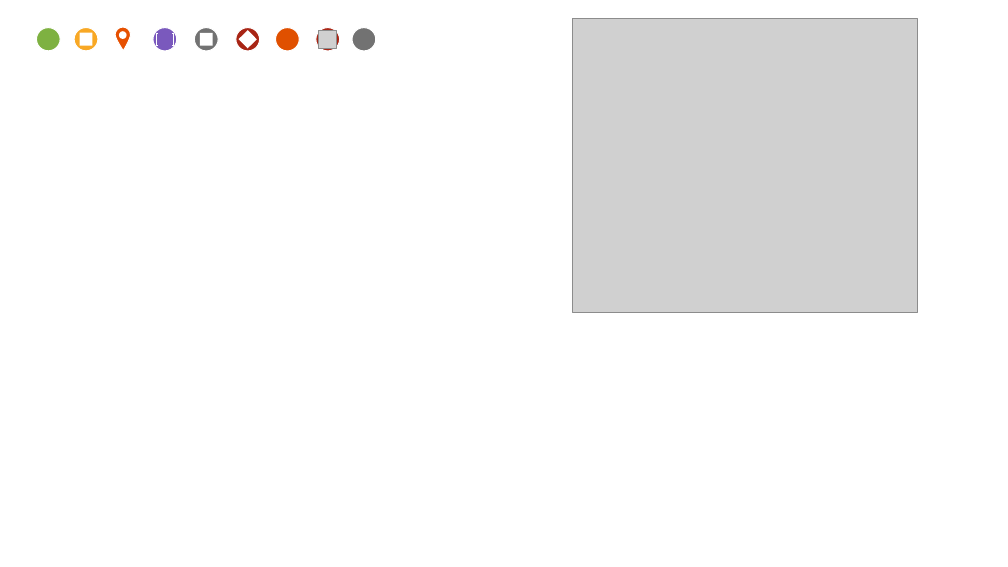
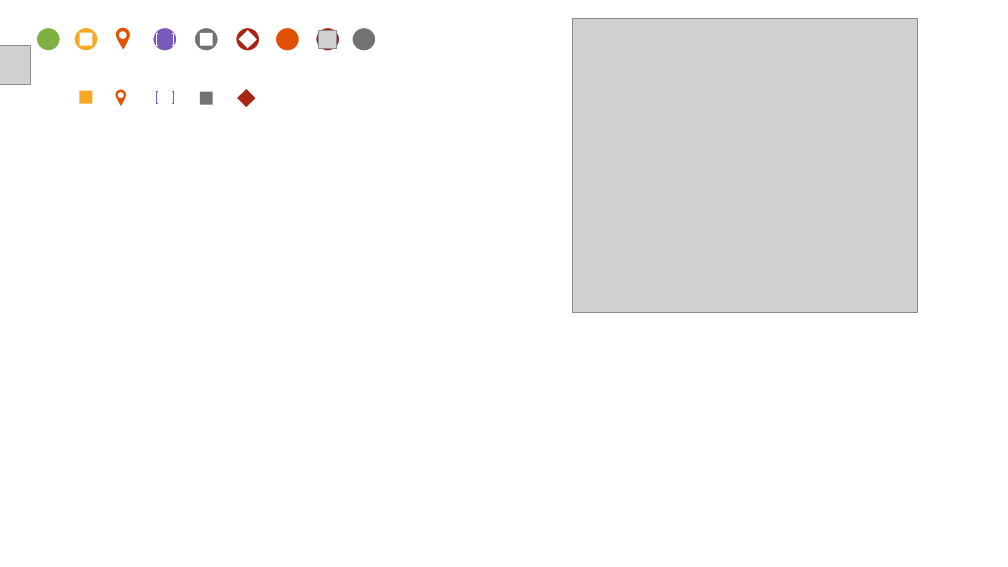
Before and after one commit to goat-community/goat, a slide deck: slide 1 of app/geoserver/geoserver_data/workspaces/cite/styles/moblitystations/mobility_stations_icons.pptx. Drawn at 1008x567 pixels with LibreOffice and Linux fonts; fonts in the diff are those of the drawing; grey boxes stand for pictures; background and template pictures are left out. Boxes give left, top, right and bottom in pixels: in the first picture for what was removed or moved away, otherwise in the second. Text is boxed around its words. In the diff, an @@ line names an element or a change of style, - is before the commit and + after.

```diff
--- a/app/geoserver/geoserver_data/workspaces/cite/styles/moblitystations/mobility_stations_icons.pptx
+++ b/app/geoserver/geoserver_data/workspaces/cite/styles/moblitystations/mobility_stations_icons.pptx
@@ picture added at box(0, 45, 29, 84) @@
@@ freeform shape added at box(115, 89, 127, 107), fill #E65000, outline #FFFFFF 1 pt @@
@@ rectangle added at box(237, 89, 255, 107), fill #A82515 @@
@@ rectangle added at box(79, 91, 92, 104), fill #F8A825 @@
@@ ellipse added at box(118, 92, 124, 98), fill #FFFFFF @@
@@ line added from (157, 91) to (157, 104), #7A59BD 0.5 pt @@
@@ line added from (174, 91) to (174, 104), #7A59BD 0.5 pt @@
@@ rectangle added at box(200, 91, 212, 104), fill #727272 @@
```
Also in this commit, not shown: 18 other files.
